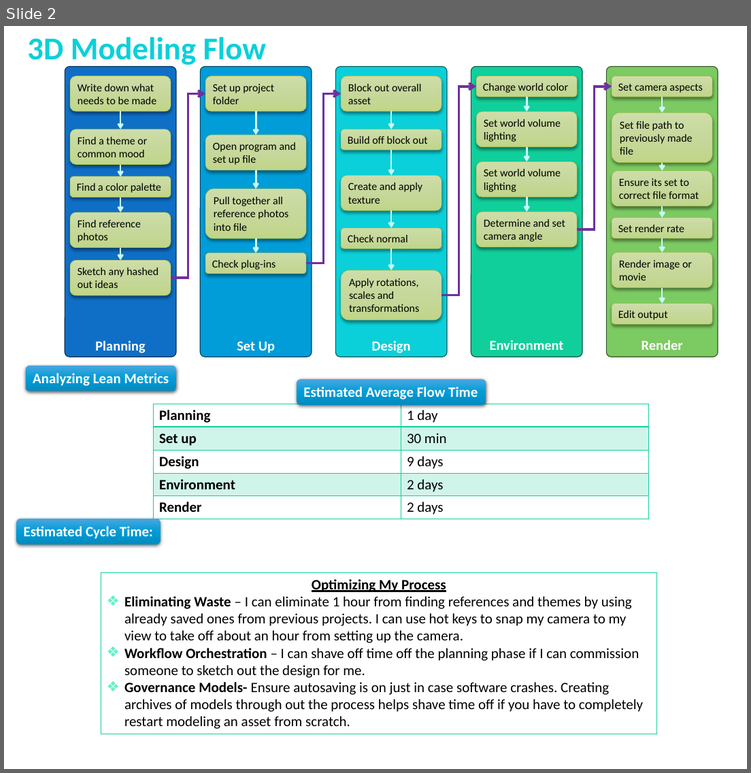
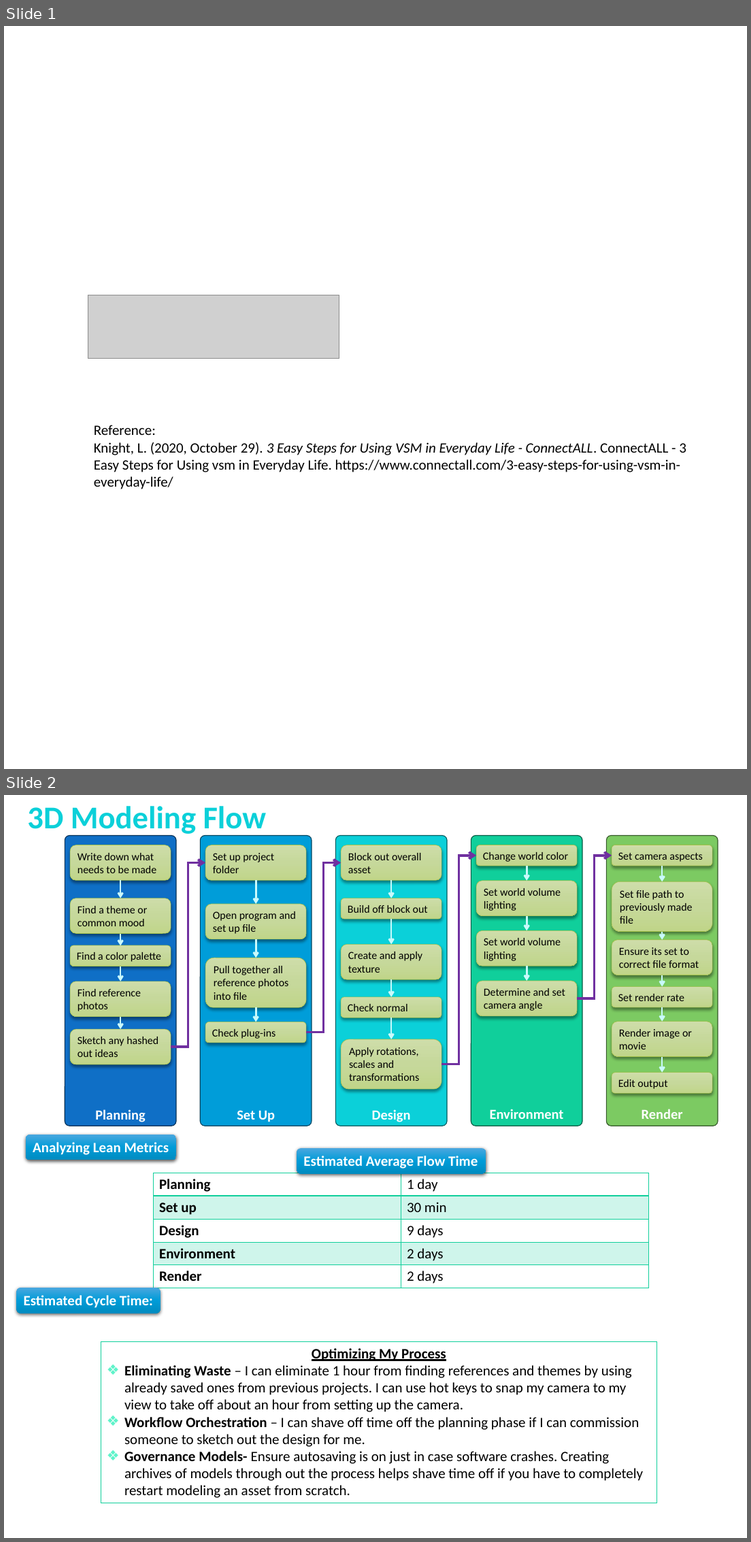
Before and after one commit to D-Faison/csd-380, a slide deck: module-5/Faison_M5_ValueStreamMapping.pptx. Shown one above the other, each under a label of ours: slide 2 before the commit, slides 1 and 2 after it. The pictures are 751x773 and 751x1542 pixels, drawn with LibreOffice and Linux fonts; fonts in the diff are those of the drawing; grey boxes stand for pictures. Boxes give left, top, right and bottom in pixels: in the first picture for what was removed or moved away, otherwise in the second. Text is boxed around its words. In the diff, an @@ line names an element or a change of style, - is before the commit and + after.

Commit message:
Reference Update

```diff
--- a/module-5/Faison_M5_ValueStreamMapping.pptx
+++ b/module-5/Faison_M5_ValueStreamMapping.pptx
@@ slide 1 added at box(4, 26, 747, 769), background #FFFFFF @@
@@ picture added at box(88, 295, 339, 359) @@
@@ text added at box(94, 424, 686, 489), 18 pt, text #000000 @@
+Reference:
+Knight, L. (2020, October 29). 3 Easy Steps for Using VSM in Everyday Life - ConnectALL. ConnectALL - 3 Easy Steps for Using vsm in Everyday Life. https://www.connectall.com/3-easy-steps-for-using-vsm-in-everyday-life/
+‌
```
Also in this commit, not shown: 1 slide removed, 1 other file.
